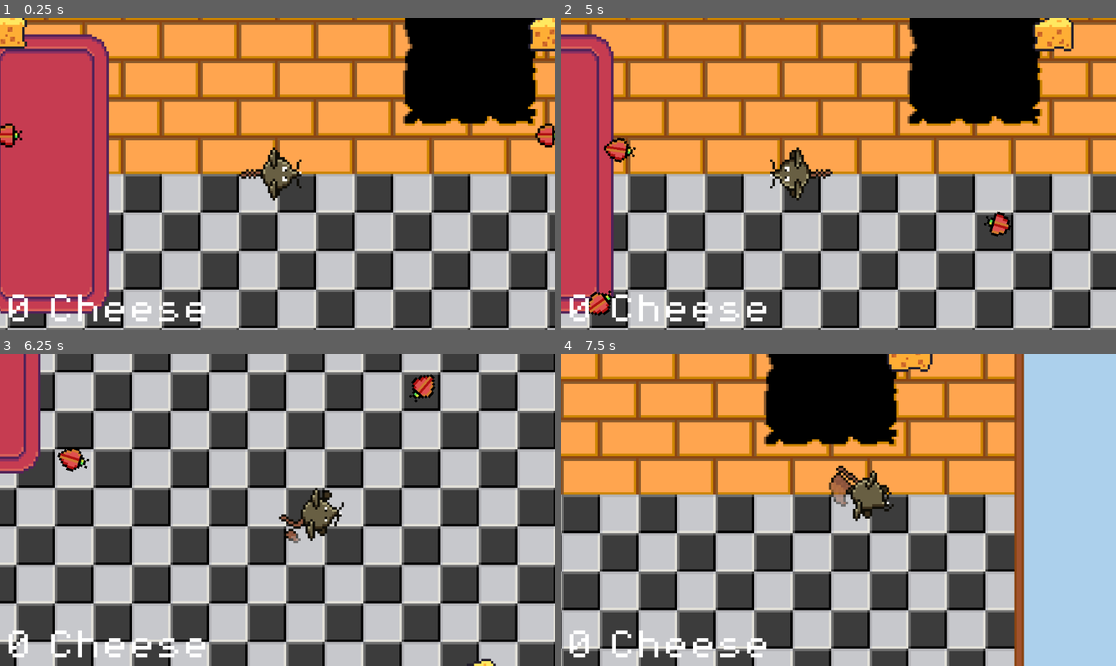
Above: before the commit, frames 1-4 (two rows, left to right).
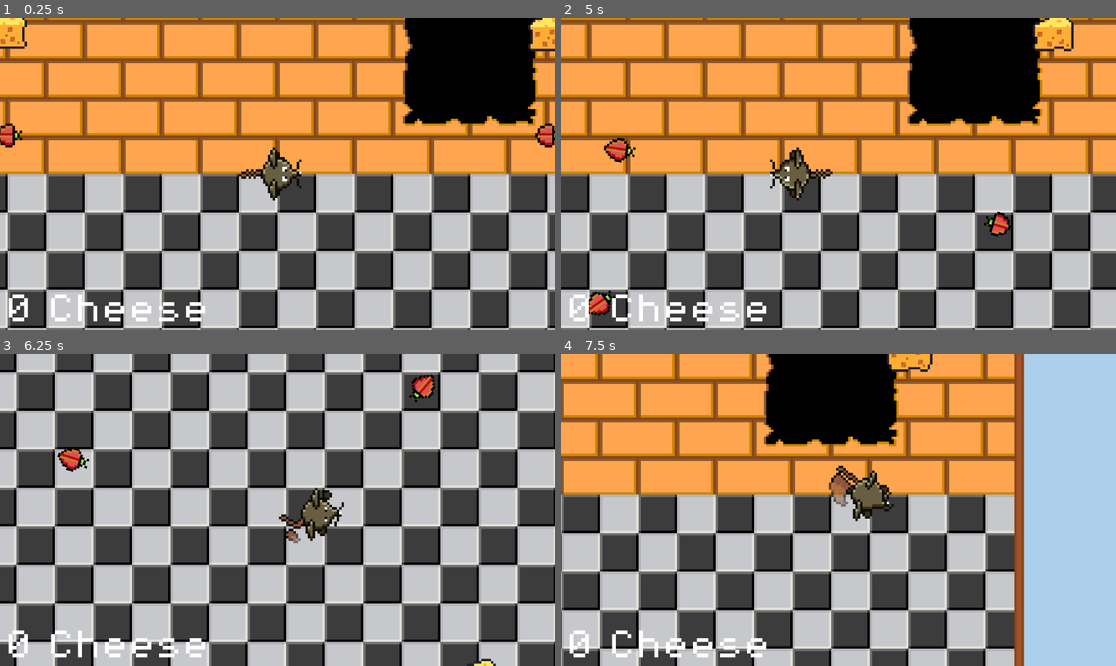
Above: after the commit, the same moments.

Repository: rasmussvala/TDDD23-Cheddar-Chase
Game: Godot game, scene res://scenes/game.tscn
Same seed, same stepped clock (60 frames per second), same inputs: the game is played once before the commit and once after it. This scene is started directly instead of the project's main scene.
Inputs:
- Up to frame 1 (0.25 s): no input
- Up to frame 2 (5 s): tap Enter at 0.5 s; hold Right (ui_right) 0.53-1.28 s; tap F (ui_attack) every 0.75 s from 0.6 to 4.35 s; hold Down (ui_down) 1.28-2.03 s; hold Right (ui_right) 2.03-2.78 s; hold Up (ui_up) 2.78-3.53 s; hold Left (ui_left) from 3.53 s (still down)
- Up to frame 3 (6.25 s): release Left (ui_left) at 5.03 s; hold Down (ui_down) 5.03-5.78 s; tap F (ui_attack) at 5.1, 5.85 s; hold Right (ui_right) from 5.78 s (still down)
- Up to frame 4 (7.5 s): release Right (ui_right) at 6.53 s; hold Up (ui_up) 6.53-7.28 s; tap F (ui_attack) at 6.6, 7.35 s; hold Right (ui_right) from 7.28 s (still down)

The runs differ from the first frame. In frame 1, 17% of the frame differs, in the area x 0-20%, y 5-95%; in frame 2, 8.0%; in frame 3, 2.7%; in frame 4, nothing differs.

Commit message:
Added pit
Now the player and enemies can fall into pits

Diff:
--- a/scenes/characters/enemies/bug.tscn
+++ b/scenes/characters/enemies/bug.tscn
@@ -165,6 +165,7 @@
 
 [node name="bug" type="CharacterBody2D"]
 collision_layer = 4
+collision_mask = 9
 script = ExtResource("1_nut6h")
 
 [node name="animated_sprite_2d" type="AnimatedSprite2D" parent="."]
@@ -190,6 +191,7 @@
 one_way_collision_margin = 3.5
 
 [node name="hurt_box" parent="." instance=ExtResource("3_fnqh4")]
+collision_mask = 16
 
 [node name="hurt_box_collision" type="CollisionShape2D" parent="hurt_box"]
 shape = SubResource("CircleShape2D_raih4")
--- /dev/null
+++ b/scenes/characters/enemies/pit.tscn
@@ -0,0 +1,10 @@
+[gd_scene load_steps=2 format=3 uid="uid://cs03yq5n5ibww"]
+
+[ext_resource type="Script" path="res://scripts/characters/enemies/pit.gd" id="1_wev1t"]
+
+[node name="pit" type="Area2D"]
+collision_layer = 64
+collision_mask = 6
+script = ExtResource("1_wev1t")
+
+[connection signal="body_entered" from="." to="." method="_on_body_entered"]
--- a/scenes/characters/mouse/player.tscn
+++ b/scenes/characters/mouse/player.tscn
@@ -8,6 +8,7 @@
 [ext_resource type="Texture2D" uid="uid://dlejngkxu8iex" path="res://assets/characters/mouse/walk.png" id="3_nllni"]
 [ext_resource type="Texture2D" uid="uid://c57n7m8rd2p0r" path="res://assets/characters/mouse/obstruct.png" id="3_wj4mi"]
 [ext_resource type="Texture2D" uid="uid://cx5sahijxh51p" path="res://assets/characters/mouse/death.png" id="4_u5uvf"]
+[ext_resource type="Texture2D" uid="uid://dqsuohh178t6r" path="res://assets/characters/mouse/fall.png" id="5_sjks1"]
 [ext_resource type="PackedScene" uid="uid://cxb8foogagtu4" path="res://scenes/tools/hurt_box.tscn" id="7_d2iwd"]
 [ext_resource type="PackedScene" uid="uid://bq7xttj67lksf" path="res://scenes/tools/hit_box.tscn" id="7_j7bjn"]
 
@@ -102,6 +103,30 @@
 [sub_resource type="AtlasTexture" id="AtlasTexture_7me74"]
 atlas = ExtResource("4_u5uvf")
 region = Rect2(192, 0, 32, 32)
+
+[sub_resource type="AtlasTexture" id="AtlasTexture_ca8ib"]
+atlas = ExtResource("5_sjks1")
+region = Rect2(0, 0, 32, 32)
+
+[sub_resource type="AtlasTexture" id="AtlasTexture_on0rl"]
+atlas = ExtResource("5_sjks1")
+region = Rect2(32, 0, 32, 32)
+
+[sub_resource type="AtlasTexture" id="AtlasTexture_dxsjm"]
+atlas = ExtResource("5_sjks1")
+region = Rect2(64, 0, 32, 32)
+
+[sub_resource type="AtlasTexture" id="AtlasTexture_8uvy7"]
+atlas = ExtResource("5_sjks1")
+region = Rect2(96, 0, 32, 32)
+
+[sub_resource type="AtlasTexture" id="AtlasTexture_w4so6"]
+atlas = ExtResource("5_sjks1")
+region = Rect2(128, 0, 32, 32)
+
+[sub_resource type="AtlasTexture" id="AtlasTexture_5todt"]
+atlas = ExtResource("5_sjks1")
+region = Rect2(160, 0, 32, 32)
 
 [sub_resource type="AtlasTexture" id="AtlasTexture_ufwjx"]
 atlas = ExtResource("2_ebnf0")
@@ -340,6 +365,29 @@
 "loop": false,
 "name": &"death",
 "speed": 10.0
+}, {
+"frames": [{
+"duration": 1.0,
+"texture": SubResource("AtlasTexture_ca8ib")
+}, {
+"duration": 1.0,
+"texture": SubResource("AtlasTexture_on0rl")
+}, {
+"duration": 1.0,
+"texture": SubResource("AtlasTexture_dxsjm")
+}, {
+"duration": 1.0,
+"texture": SubResource("AtlasTexture_8uvy7")
+}, {
+"duration": 1.0,
+"texture": SubResource("AtlasTexture_w4so6")
+}, {
+"duration": 1.0,
+"texture": SubResource("AtlasTexture_5todt")
+}],
+"loop": false,
+"name": &"fall",
+"speed": 2.0
 }, {
 "frames": [{
 "duration": 1.0,
@@ -487,11 +535,12 @@
 
 [node name="player" type="CharacterBody2D"]
 collision_layer = 2
+collision_mask = 9
 script = ExtResource("1_p3jmh")
 
 [node name="animated_sprite_2d" type="AnimatedSprite2D" parent="."]
 sprite_frames = SubResource("SpriteFrames_copu8")
-animation = &"death"
+animation = &"fall"
 speed_scale = 2.0
 
 [node name="camera_2d" type="Camera2D" parent="."]
--- a/scenes/game.tscn
+++ b/scenes/game.tscn
@@ -6,6 +6,10 @@
 [ext_resource type="PackedScene" uid="uid://dnlv8wuw8y7et" path="res://scenes/characters/mouse/player.tscn" id="3_0xa32"]
 [ext_resource type="PackedScene" uid="uid://o8sj1thyh5lx" path="res://scenes/test/tile_map.tscn" id="3_no3av"]
 [ext_resource type="PackedScene" uid="uid://cv7e0kb2x6ro2" path="res://scenes/collectibles/cheese.tscn" id="6_prwsy"]
+[ext_resource type="PackedScene" uid="uid://cs03yq5n5ibww" path="res://scenes/characters/enemies/pit.tscn" id="7_5m25o"]
+
+[sub_resource type="RectangleShape2D" id="RectangleShape2D_yseke"]
+size = Vector2(32, 32)
 
 [node name="game" type="Node2D"]
 
@@ -43,3 +47,10 @@
 
 [node name="cheese_4" parent="." instance=ExtResource("6_prwsy")]
 position = Vector2(113, -58)
+
+[node name="pit" parent="." instance=ExtResource("7_5m25o")]
+
+[node name="CollisionShape2D" type="CollisionShape2D" parent="pit"]
+position = Vector2(80, -48)
+shape = SubResource("RectangleShape2D_yseke")
+debug_color = Color(0.961248, 0, 0.511433, 0.42)
--- a/scenes/test/tile_map.tscn
+++ b/scenes/test/tile_map.tscn
@@ -269,13 +269,13 @@
 rendering_quadrant_size = 32
 format = 2
 
+[node name="decoration_layer" type="TileMapLayer" parent="."]
+tile_map_data = PackedByteArray("AAD8//7/AQAAAAAAAAD9//7/AQACAAAAAAD8////AQAAAAEAAAD8/wAAAQAAAAEAAAD8/wEAAQAAAAIAAAD9////AQACAAEAAAD9/wAAAQACAAEAAAD9/wEAAQACAAIAAAA=")
+tile_set = SubResource("TileSet_n2x8d")
+rendering_quadrant_size = 32
+
 [node name="room_layer" type="TileMapLayer" parent="."]
 use_parent_material = true
 tile_map_data = PackedByteArray("AAD7//v/AAAAAAAAAAD8//v/AAABAAAAAAD9//v/AAABAAAAAAD+//v/AAABAAAAAAD///v/AAABAAAAAAAAAP …(1520 unchanged characters)…
 tile_set = SubResource("TileSet_qagsj")
 rendering_quadrant_size = 32
-
-[node name="decoration_layer" type="TileMapLayer" parent="room_layer"]
-tile_map_data = PackedByteArray("AAD8//7/AQAAAAAAAAD9//7/AQACAAAAAAD8////AQAAAAEAAAD8/wAAAQAAAAEAAAD8/wEAAQAAAAIAAAD9////AQACAAEAAAD9/wAAAQACAAEAAAD9/wEAAQACAAIAAAA=")
-tile_set = SubResource("TileSet_n2x8d")
-rendering_quadrant_size = 32
--- a/scenes/tools/hurt_box.tscn
+++ b/scenes/tools/hurt_box.tscn
@@ -4,5 +4,5 @@
 
 [node name="hurt_box" type="Area2D"]
 collision_layer = 0
-collision_mask = 16
+collision_mask = 80
 script = ExtResource("1_5uqd8")
--- a/scripts/characters/enemies/bug.gd
+++ b/scripts/characters/enemies/bug.gd
@@ -11,6 +11,7 @@
 var wander_interval = 3
 var pause_time = 0
 var pause_duration = 2
+var is_rolling = false
 
 # Variables for Health
 var max_health = 2
@@ -126,3 +127,16 @@
 	animated_sprite_2d.play("death")
 	await animated_sprite_2d.animation_finished
 	queue_free()
+
+func fall_in_pit():
+	hit_box.call_deferred("disable_hitbox")
+
+	# Create a new Tween instance
+	var tween = get_tree().create_tween()
+
+	tween.tween_property($animated_sprite_2d, "scale", Vector2(), 1)
+	tween.parallel().tween_property($animated_sprite_2d, "modulate", Color.BLACK, 0.5)
+	tween.parallel().tween_property($animated_sprite_2d, "rotation_degrees", 360.0, 2)
+	await tween.finished
+
+	queue_free()
--- /dev/null
+++ b/scripts/characters/enemies/pit.gd
@@ -0,0 +1,9 @@
+extends Area2D
+
+
+# Called when a body enters the area.
+func _on_body_entered(body: Node2D) -> void:
+
+	if body.has_method("fall_in_pit"):
+		if !body.is_rolling:
+			body.fall_in_pit()
--- a/scripts/characters/mouse/player.gd
+++ b/scripts/characters/mouse/player.gd
@@ -8,6 +8,10 @@
 var roll_timer = 0.0
 var is_attacking = false
 var attack_duration = 0.5
+var is_falling = false
+
+# Spawn
+var spawn_point: Vector2
 
 # Variables for Health
 var max_health = 10
@@ -27,6 +31,7 @@
 @onready var death_timer: Timer = $death_timer
 
 func _ready():
+	spawn_point = global_position
 	animated_sprite_2d.connect("animation_finished", Callable(self, "_on_animation_finished"))
 	hurt_box.connect("body_entered", Callable(self, "_on_hurtbox_body_entered"))
 	hit_box.disable_hitbox()  # Ensure hitbox is disabled initially
@@ -85,6 +90,10 @@
 
 	else:
 		# Handle normal movement input if not rolling or attacking
+		if is_falling:
+			velocity = Vector2.ZERO  # Prevent movement while falling
+			return  # Exit the function if falling
+
 		var input_vector = Vector2.ZERO
 		if Input.is_action_pressed("ui_right"):
 			input_vector.x += 1
@@ -116,14 +125,14 @@
 			hurt_box.disable_hurtbox()
 
 	# Play attack animation if attack button is pressed and not rolling
-	if Input.is_action_just_pressed("ui_attack") and !is_rolling:
+	if Input.is_action_just_pressed("ui_attack") and !is_rolling and !is_falling:
 		is_attacking = true
 		animated_sprite_2d.play("attack")
 		hit_box.enable_hitbox()
 		hurt_box.disable_hurtbox()
 
 	# Play obstruct animation if there is a collision and not rolling
-	if is_colliding() and !is_rolling and !is_attacking:
+	if is_colliding() and !is_rolling and !is_attacking and !is_falling:
 		animated_sprite_2d.play("obstruct")
 
 # Function to check for collision
@@ -183,3 +192,36 @@
 	Engine.time_scale = 1
 	queue_free()
 	get_tree().reload_current_scene()
+
+# Function to reset the player after falling
+func reset_player_after_fall():
+	global_position = spawn_point
+
+	velocity = Vector2.ZERO
+
+	if current_health <= 0:
+		die()
+	else:
+		$animated_sprite_2d.scale = Vector2.ONE
+		$animated_sprite_2d.modulate = Color(1, 1, 1, 1)
+		$animated_sprite_2d.rotation_degrees = 0
+
+# Function to handle when the player falls into a pit
+func fall_in_pit():
+	if is_falling:
+		return
+	is_falling = true
+
+	animated_sprite_2d.play("fall")
+
+	current_health -= 1
+
+	var tween = get_tree().create_tween()
+	tween.tween_property($animated_sprite_2d, "scale", Vector2(), 1)
+	tween.parallel().tween_property($animated_sprite_2d, "modulate", Color.BLACK, 0.5)
+	tween.parallel().tween_property($animated_sprite_2d, "rotation_degrees", 360.0, 2)
+	await tween.finished
+
+	reset_player_after_fall()
+
+	is_falling = false
Binary file added: assets/characters/mouse/fall.png
Not shown: 1 places in scenes/characters/mouse/player.tscn that only renumber resources
Not shown: 1 places in scenes/game.tscn that only renumber resources
Not shown: 1 places in scenes/test/tile_map.tscn that only renumber resources
